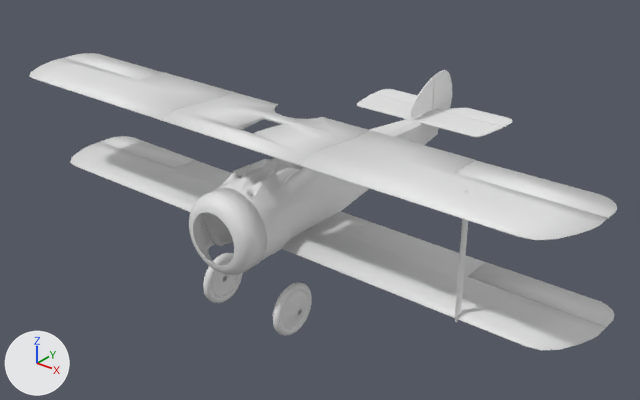
An edit to the Blender file sopwith/sopwith.blend, drawn before and after from the same camera.
One viewpoint serves both versions: a 50 mm lens placed at (5.19, -6.76, 4.4), pointed at (-0.18, -0.05, 0.24). The lights are fixed; the arrows at lower left show +X, +Y and +Z.

Script lines for the objects in view, before the commit:
```python
ob_cylinder_003 = bpy.data.objects.new('Cylinder.003', me_cylinder_003)
ob_cylinder_003.location = (0.0, -0.809, 0.932)
ob_cylinder_003.scale = (0.191, 0.232, 0.22)
ob_cylinder_006 = bpy.data.objects.new('Cylinder.006', me_cylinder_006)
ob_cylinder_006.location = (2.208, -1.208, 0.893)
ob_cylinder_006.scale = (1.52, 1.33, 1.0)
ob_plane_003 = bpy.data.objects.new('Plane.003', me_plane_003)
ob_plane_003.location = (0.0, 2.206, 0.957)
ob_plane_005 = bpy.data.objects.new('Plane.005', me_plane_005)
ob_plane_005.location = (0.0, -1.048, 1.447)
ob_plane_007 = bpy.data.objects.new('Plane.007', me_plane_009)
ob_plane_007.location = (0.0, -0.684, 0.298)
ob_plane_007.rotation_euler = (-0.0225, 0.0, 0.0)  # degrees (-1.3, 0, 0)
ob_plane_008 = bpy.data.objects.new('Plane.008', me_plane_010)
ob_plane_008.location = (0.0, -0.675, 0.306)
ob_plane_008.rotation_euler = (-0.0225, 0.0, 0.0)  # degrees (-1.3, 0, 0)
# also in view: 'Plane.006' at (0.0, -1.09, 1.46); 'Cylinder' at (0.0, -1.68, 0.57); 'Cylinder.001' at (0.0, 0.16, 0.64); 'BezierCircle' at (0.0, -1.27, -0.27); 'Cone' at (0.0, -1.27, -0.27)
```
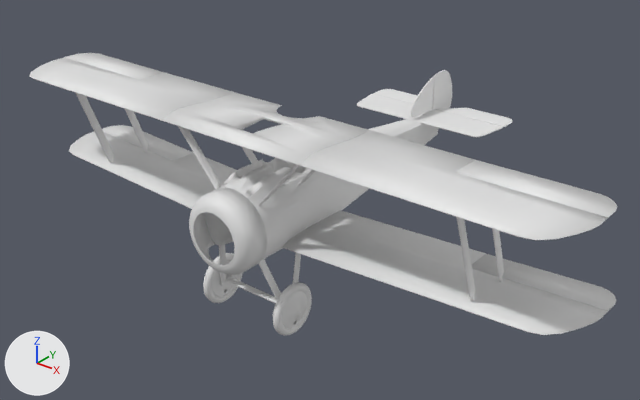
ob_cylinder_003 is not drawn itself; it is used by a modifier of ob_cylinder_001.

Changed parts and their boxes [x1, y1, x2, y2] in the pictures (640 x 400 px):
'Plane.007', mesh turned
    before: [70, 142, 606, 351]
    after: [69, 132, 608, 335]
'Cylinder.001', reshaped
    before: [205, 117, 438, 261]
    after: [205, 117, 438, 260]
'Plane.008', mesh turned
    before: [101, 136, 615, 327]
    after: [102, 125, 616, 311]
'Plane.005', moved
    before: [65, 53, 617, 219]
    after: [64, 53, 617, 218]
'Cylinder.006', moved, turned, modifiers changed
    before: [455, 189, 468, 322]
    after: [76, 93, 475, 302]
'Cylinder.012', added
    after: [178, 126, 299, 206]
'Cylinder.008', added
    after: [219, 245, 301, 300]
'Cylinder.011', added
    after: [111, 73, 504, 282]
'Cylinder.007', added
    after: [228, 279, 277, 304]
'Cylinder.013', added
    after: [242, 147, 315, 186]

Diff of the bpy script that builds the scene:
```diff
--- a/sopwith/sopwith.blend.py
+++ b/sopwith/sopwith.blend.py
@@ me_plane_009 @@
 me_plane_009.from_pydata(...)  # 37 vertices, 25 faces; spans x 0.2..3.22, y -0.55..0.47, z 0.01
 # used by ob_plane_007; location = (0.0, -0.684, 0.298); rotation_euler = (-0.0225, 0.0, 0.0), in degrees (-1.3, 0, 0)
+# me_plane_009 part 1: the whole mesh is turned -2.8 degrees about the y axis through the mesh origin
@@ me_plane_010 @@
 me_plane_010.from_pydata(...)  # 8 vertices, 1 face; spans x 1.923..3.218, y 0.129..0.476, z 0.0
 # used by ob_plane_008; location = (0.0, -0.675, 0.306); rotation_euler = (-0.0225, 0.0, 0.0), in degrees (-1.3, 0, 0)
+# me_plane_010 part 2: the whole mesh is turned -2.8 degrees about the y axis through its middle, then moved by (-0.003, -0.003, 0.124)
@@ ob_cylinder_003 @@
 ob_cylinder_003.location = (0.0, -0.809, 0.932)
-ob_cylinder_003.scale = (0.191, 0.232, 0.22)
+ob_cylinder_003.scale = (0.214, 0.232, 0.22)
 ob_cylinder_003.hide_set(True)  # wire or fog, not drawn
@@ ob_plane_005 @@
 ob_plane_005 = bpy.data.objects.new('Plane.005', me_plane_005)
-ob_plane_005.location = (0.0, -1.048, 1.447)
+ob_plane_005.location = (0.0, -1.049, 1.454)
 _m = ob_plane_005.modifiers.new('Mirror', 'MIRROR')
@@ ob_cylinder_006 @@
 ob_cylinder_006 = bpy.data.objects.new('Cylinder.006', me_cylinder_006)
-ob_cylinder_006.location = (2.208, -1.208, 0.893)
+ob_cylinder_006.location = (2.282, -1.279, 0.956)
+ob_cylinder_006.rotation_euler = (0.353, 0.0, 0.0)  # degrees (20, 0, 0)
 ob_cylinder_006.scale = (1.52, 1.33, 1.0)
@@ ob_cylinder_006 @@
 _m = ob_cylinder_006.modifiers.new('Mirror', 'MIRROR')
 _m.use_axis = (False, False, True)
+_m = ob_cylinder_006.modifiers.new('Mirror.001', 'MIRROR')
+_m.mirror_object = ob_empty_003
@@ ob_cylinder_013 @@
+ob_cylinder_013 = bpy.data.objects.new('Cylinder.013', me_cylinder_013)  # 140 vertices, 127 faces; spans x -0.007..0.007, y -0.034..0.034, z 0.0..0.416; modifiers MIRROR, MIRROR
+ob_cylinder_013.location = (0.512, -0.897, 1.15)
+ob_cylinder_013.rotation_euler = (0.0, 0.72, 0.0)  # degrees (0, 41, 0)
+ob_cylinder_013.scale = (1.52, 1.33, 1.0)
@@ ob_cylinder_012 @@
+ob_cylinder_012 = bpy.data.objects.new('Cylinder.012', me_cylinder_012)  # 140 vertices, 127 faces; spans x -0.007..0.007, y -0.034..0.034, z 0.0..0.399; modifiers MIRROR, MIRROR
+ob_cylinder_012.location = (0.504, -1.453, 1.142)
+ob_cylinder_012.rotation_euler = (0.0, 0.72, 0.0)  # degrees (0, 41, 0)
+ob_cylinder_012.scale = (1.52, 1.33, 1.0)
@@ ob_cylinder_011 @@
+ob_cylinder_011 = bpy.data.objects.new('Cylinder.011', me_cylinder_011)  # 140 vertices, 127 faces; spans x -0.007..0.007, y -0.034..0.034, z 0.0..0.563; modifiers MIRROR, MIRROR
+ob_cylinder_011.location = (2.282, -0.792, 0.947)
+ob_cylinder_011.rotation_euler = (0.353, 0.0, 0.0)  # degrees (20, 0, 0)
+ob_cylinder_011.scale = (1.52, 1.33, 1.0)
@@ ob_cylinder_008 @@
+ob_cylinder_008 = bpy.data.objects.new('Cylinder.008', me_cylinder_008)  # 120 vertices, 110 faces; spans x 0.194..0.427, y -0.033..0.569, z -0.474..0.255; modifiers MIRROR
+ob_cylinder_008.location = (0.0, -1.275, -0.266)
+ob_cylinder_008.rotation_euler = (1.571, 0.0, 0.0)  # degrees (90, 0, 0)
@@ ob_cylinder_007 @@
+ob_cylinder_007 = bpy.data.objects.new('Cylinder.007', me_cylinder_007)  # 30 vertices, 16 faces; spans x 0.0..0.43, y -0.024..0.057, z -0.014..0.014; modifiers MIRROR
+ob_cylinder_007.location = (0.0, -1.275, -0.266)
```
